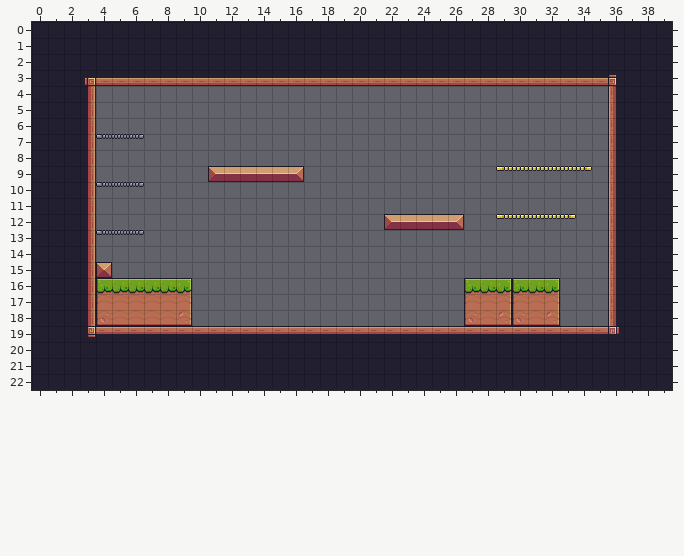
Two states of a Tiled map, assets/tiles/level-01.tmx. Above is the file before it was changed.
Cells are 16x16 px. Shown: x 0..39, y 0..22.
After:
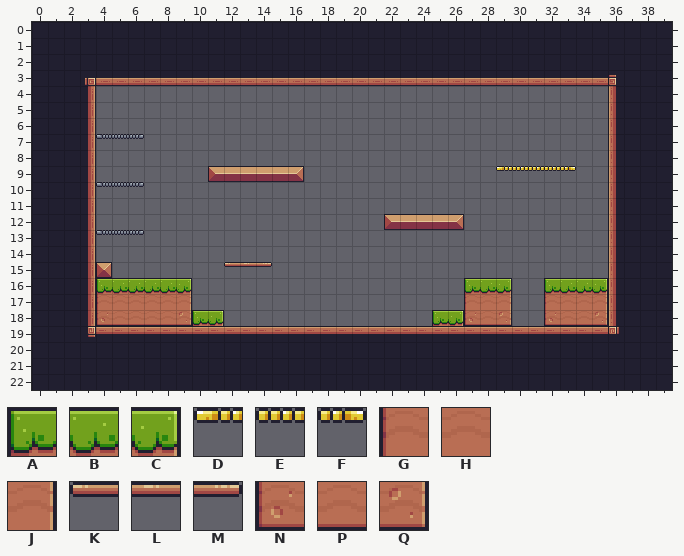
Key: from "Pixel Adventure": A 6, B 7, C 8, D 17, E 18, F 19, G 28, H 29, J 30, K 39, L 40, M 41, N 50, P 51, Q 52.
_ is an empty cell.
The exact change:
Layer "Background":
y 9: x 33..34 EF -> F_
y 12: x 29..33 DEEEF -> _____
y 15: x 12..14 ___ -> KLM
y 16: x 30..35 ABC___ -> __ABBC
y 17: x 30..35 GHJ___ -> __GHHJ
y 18: x 10..11 __ -> AC; x 25..26 __ -> AC; x 30..35 NPQ___ -> __NPPQ
Where, in picture pixels (left, top, right, bottom), the same in both pictures:
changed: (565, 166, 592, 171)
removed: (496, 214, 576, 219)
added: (224, 262, 272, 267)
changed: (512, 278, 608, 326)
added: (192, 310, 224, 326)
added: (432, 310, 464, 326)
